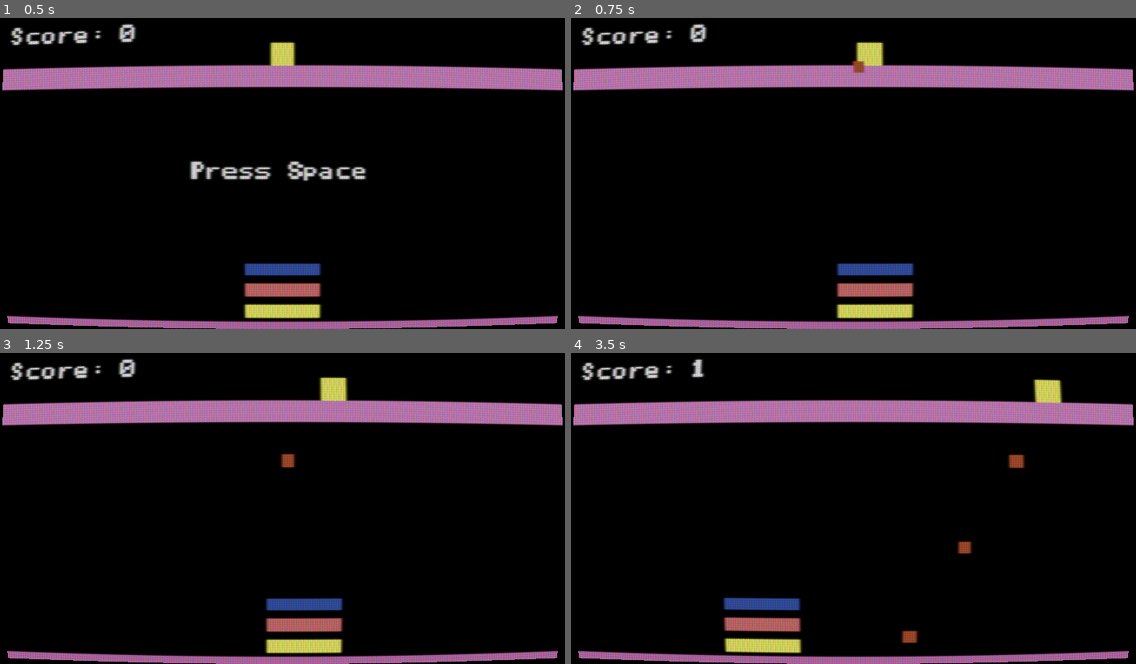
Above: before the commit, frames 1-4 (two rows, left to right).
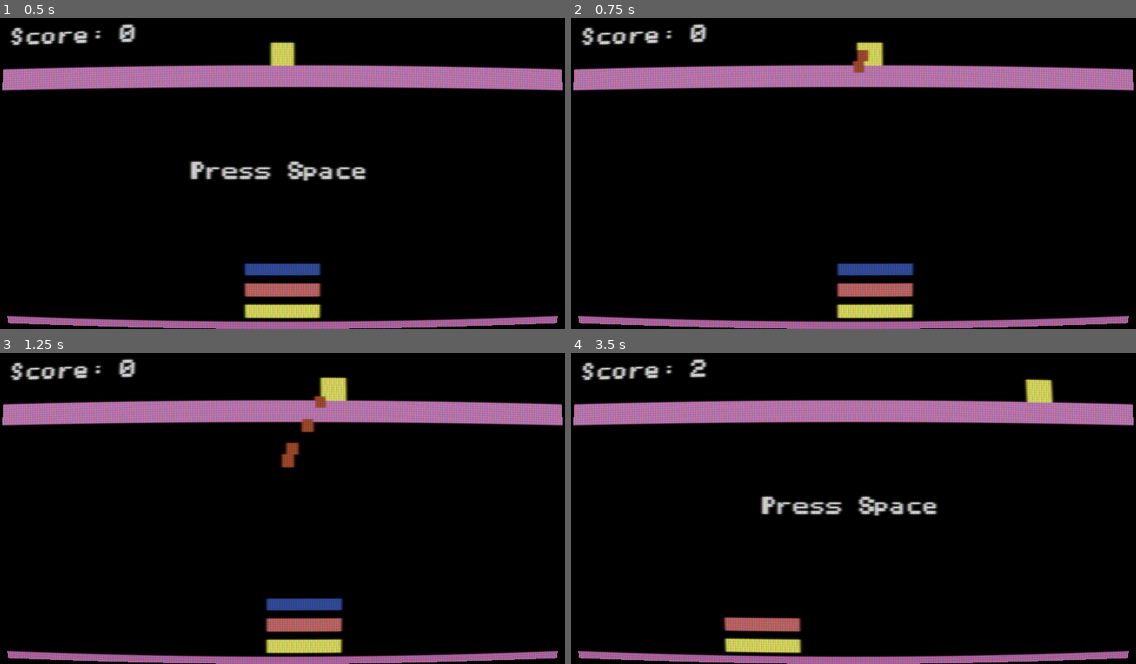
Above: after the commit, the same moments.

Repository: Softwave/Kablam
Game: Godot game, scene res://scenes/example_basic.tscn
The game is run twice, just before and just after one commit, with the same random seed, the same clock (stepped at 60 frames per second) and the same inputs.
Inputs (mouse positions are in pixels of both pictures, inside the frame that each line leads up to):
- Up to frame 1 (0.5 s): no input
- Up to frame 2 (0.75 s): tap Space (key_unpause) at 0.5 s; move the mouse to (977, 154) at 0.52 s; tap Ctrl (test_fire) at 0.6 s
- Up to frame 3 (1.25 s): no input
- Up to frame 4 (3.5 s): move the mouse to (740, 520) at 1.27 s; tap Ctrl (test_fire) at 1.35, 2.1, 2.85 s; move the mouse to (910, 436) at 2.02 s; move the mouse to (825, 567) at 2.77 s

Frame 1 is identical in both runs. In frame 2, less than 0.1% of the frame differs, in the area x 50-53%, y 10-15%; in frame 3, 0.3%; in frame 4, 2.5%, in the area x 20-88%, y 1-94%.

Commit message:
Game basically works, needs polishing

Diff:
--- /dev/null
+++ b/GameOverScene.tscn
@@ -0,0 +1,36 @@
+[gd_scene load_steps=3 format=2]
+
+[ext_resource path="res://bg.png" type="Texture" id=1]
+[ext_resource path="res://Apple2.tres" type="DynamicFont" id=2]
+
+[node name="Node2D" type="Node2D"]
+
+[node name="bg" type="Sprite" parent="."]
+position = Vector2( 120.141, 68.1303 )
+texture = ExtResource( 1 )
+
+[node name="EndScore" type="Label" parent="."]
+margin_left = 26.7673
+margin_top = 55.8867
+margin_right = 222.767
+margin_bottom = 71.8867
+rect_scale = Vector2( 0.981022, 1.64049 )
+custom_fonts/font = ExtResource( 2 )
+custom_colors/font_color = Color( 1, 1, 1, 1 )
+text = "Final Score: 0"
+__meta__ = {
+"_edit_use_anchors_": false
+}
+
+[node name="Label" type="Label" parent="."]
+margin_left = 53.7836
+margin_top = 26.2217
+margin_right = 179.784
+margin_bottom = 42.2217
+custom_fonts/font = ExtResource( 2 )
+custom_colors/font_color = Color( 1, 1, 1, 1 )
+text = "Game Over"
+align = 1
+__meta__ = {
+"_edit_use_anchors_": false
+}
--- a/MadBomber.gd
+++ b/MadBomber.gd
@@ -7,6 +7,8 @@
 var moving_left = false
 var moving_right = false
 var bomb_speed = 50
+
+
 
 export var max_speed = 5
 
@@ -19,6 +21,8 @@
 func _ready():
 	can_move = true
 	rand_position()
+
+
 
 func move_right(delta):
 	moving_left = false
@@ -68,15 +72,32 @@
 			move_speed = 0.5
 			print("level 1")
 		elif (tmp_player_score >= 5 and tmp_player_score < 10):
+			move_speed = 0.75
+			bomb_speed = 75
+			print("level 2")
+		elif(tmp_player_score >= 10 and tmp_player_score < 20):
 			move_speed = 1
 			bomb_speed = 100
-			print("level 2")
-		elif(tmp_player_score >= 10 and tmp_player_score < 20):
+			print("level 3")
+		elif (tmp_player_score >= 20 and tmp_player_score < 30):
+			move_speed = 1.5
+			bomb_speed = 125
+		elif (tmp_player_score >= 30 and tmp_player_score < 40):
 			move_speed = 2
-			print("level 3")
+			bomb_speed = 125
+		elif (tmp_player_score >= 40 and tmp_player_score < 50):
+			move_speed = 3
+			bomb_speed = 150
+		elif (tmp_player_score >= 50 and tmp_player_score < 60):
+			move_speed = 4
+			bomb_speed = 160
+		elif (tmp_player_score >= 60 and tmp_player_score < 70):
+			move_speed = 5
+			bomb_speed = 200
 		else:
-			move_speed = 3
-			print("level 4")
+			move_speed = 5
+			bomb_speed = 200
+			print("level last")
 
 		# Also
 		var bombs = get_tree().get_nodes_in_group("bombs")
@@ -92,3 +113,9 @@
 
 	if Input.is_action_just_pressed("test_fire"):
 		drop_bomb()
+
+
+
+
+func _on_Timer_timeout():
+	drop_bomb()
--- a/Paddle3.gd
+++ b/Paddle3.gd
@@ -10,6 +10,7 @@
 		if (is_paused):
 			is_paused = false
 			get_node("../../GameStatusLabel").text = ""
+			get_node("../../MadBomber/Timer").start()
 
 func _process(delta):
 	_get_input(delta)
--- a/PlayScene.tscn
+++ b/PlayScene.tscn
@@ -112,6 +112,9 @@
 [node name="enemy" type="Sprite" parent="MadBomber"]
 texture = ExtResource( 8 )
 
+[node name="Timer" type="Timer" parent="MadBomber"]
+wait_time = 0.2
+
 [node name="Goal" type="Area2D" parent="."]
 script = ExtResource( 15 )
 
@@ -125,4 +128,5 @@
 [connection signal="area_entered" from="Player/Paddle1" to="Player/Paddle1" method="_on_Paddle1_area_entered"]
 [connection signal="area_entered" from="Player/Paddle2" to="Player/Paddle2" method="_on_Paddle2_area_entered"]
 [connection signal="area_entered" from="Player/Paddle3" to="Player/Paddle3" method="_on_Paddle3_area_entered"]
+[connection signal="timeout" from="MadBomber/Timer" to="MadBomber" method="_on_Timer_timeout"]
 [connection signal="area_entered" from="Goal" to="Goal" method="_on_Goal_area_entered"]
--- a/Player.gd
+++ b/Player.gd
@@ -20,6 +20,7 @@
 func enemy_scored():
 	print("Enemy scored")
 	get_node("BoomPlay").play()
+	get_node("../MadBomber/Timer").stop()
 
 	if (get_node_or_null("Paddle1")):
 		player_paddles = 2
@@ -29,6 +30,7 @@
 		get_node("Paddle2").queue_free()
 	else:
 		print("Game Over")
+		get_tree().change_scene("res://scenes/test_gameover.tscn")
 
 	# Now we pause the game
 	get_node("../GameStatusLabel").text = "Press Space"
--- /dev/null
+++ b/scenes/test_gameover.tscn
@@ -0,0 +1,35 @@
+[gd_scene load_steps=3 format=2]
+
+[ext_resource path="res://GameOverScene.tscn" type="PackedScene" id=1]
+[ext_resource path="res://shaders/crt-lottes.tres" type="Material" id=2]
+
+[node name="example_basic" type="Node2D"]
+__meta__ = {
+"_editor_description_": "This is just a ViewportContainer, with a Viewport containing a \"game\" scene.
+
+The ViewportContainer has the shader asigned to its \"material\" property, and must be upscaled using the \"rect_scale\" property, preferably using an integer factor (x2, x3, x4...).
+
+In the shader params must specify:
+ - \"input size\": resolution of source image. In this example, 256x224.
+ - \"output size\": resolution of final image. In this example it is scaled x4, so it is 1024x896.
+ - \"texture size\": must be equal to \"input size\".
+
+In project settings, disable any window stretching mode."
+}
+
+[node name="ViewportContainer" type="ViewportContainer" parent="."]
+material = ExtResource( 2 )
+margin_right = 960.0
+margin_bottom = 540.0
+__meta__ = {
+"_edit_use_anchors_": false
+}
+
+[node name="Viewport" type="Viewport" parent="ViewportContainer"]
+size = Vector2( 240, 135 )
+handle_input_locally = false
+hdr = false
+usage = 1
+render_target_update_mode = 3
+
+[node name="Node2D" parent="ViewportContainer/Viewport" instance=ExtResource( 1 )]
